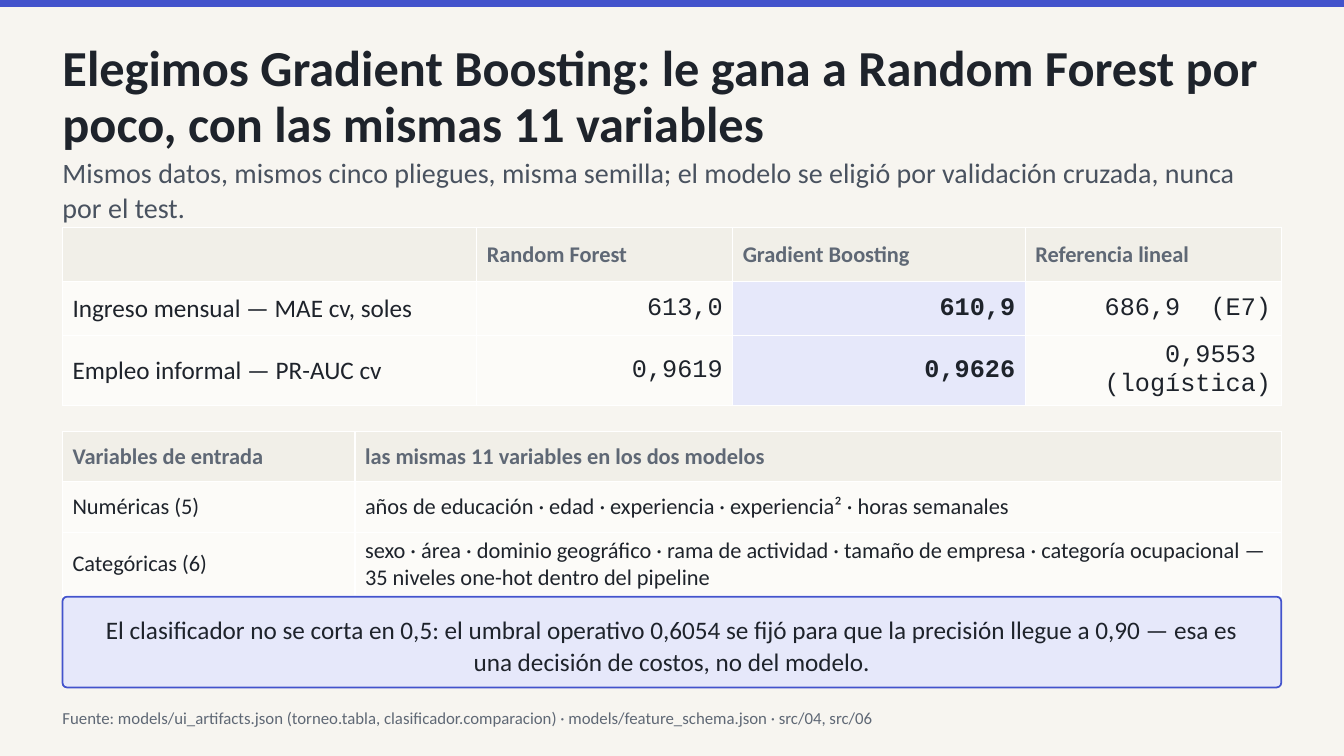
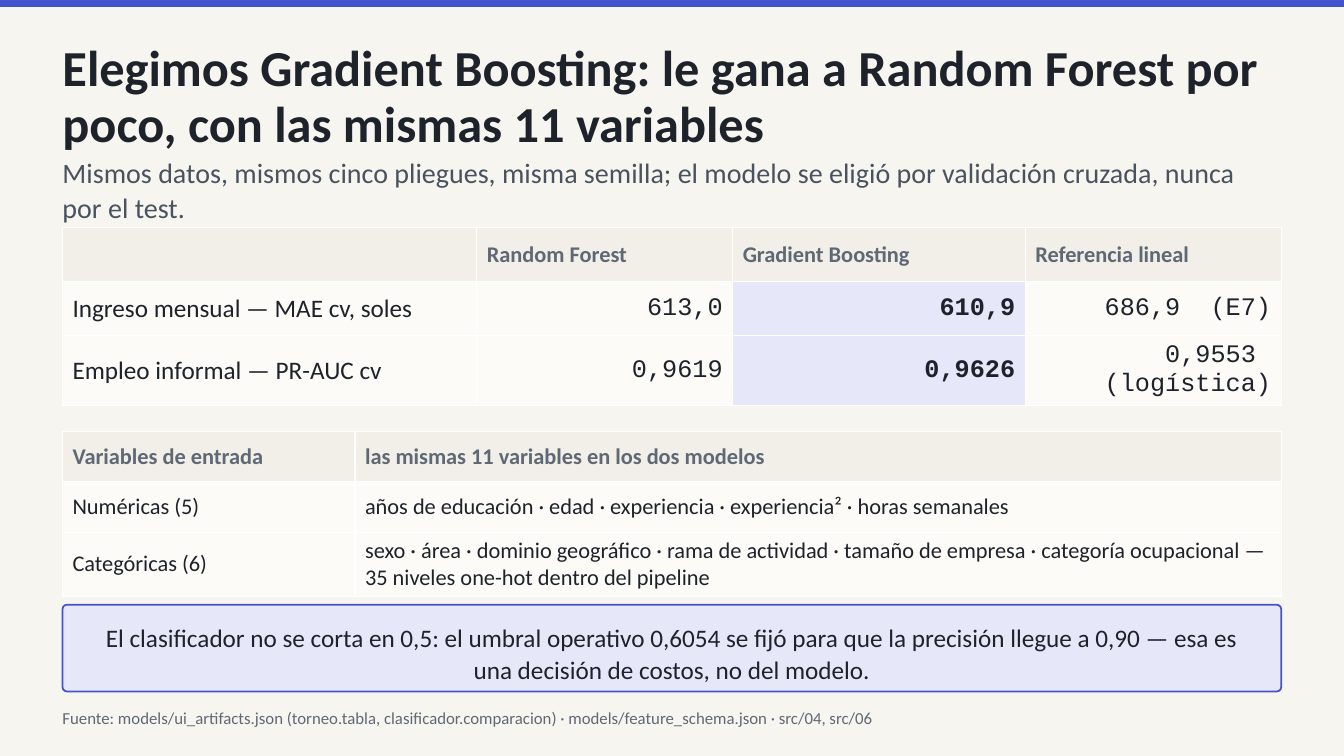
Before and after one commit to IchiSieben/enaho-ingresos-informalidad, a slide deck: slide 4 of docs/presentacion/ENAHO_exposicion_EXPO.pptx. Drawn at 1344x756 pixels with LibreOffice and Linux fonts; fonts in the diff are those of the drawing. Boxes give left, top, right and bottom in pixels: in the first picture for what was removed or moved away, otherwise in the second. Text is boxed around its words. In the diff, an @@ line names an element or a change of style, - is before the commit and + after.

```diff
--- a/docs/presentacion/ENAHO_exposicion_EXPO.pptx
+++ b/docs/presentacion/ENAHO_exposicion_EXPO.pptx
@@ rounded rectangle "El clasificador no se corta ...": place and size @@
-rounded rectangle "El clasificador no se corta ..." at (63,597,1281,688)
+rounded rectangle "El clasificador no se corta ..." at (63,605,1281,692)
```
Also in this commit, not shown: 3 other slides changed, 1 slide added, 6 other files.
